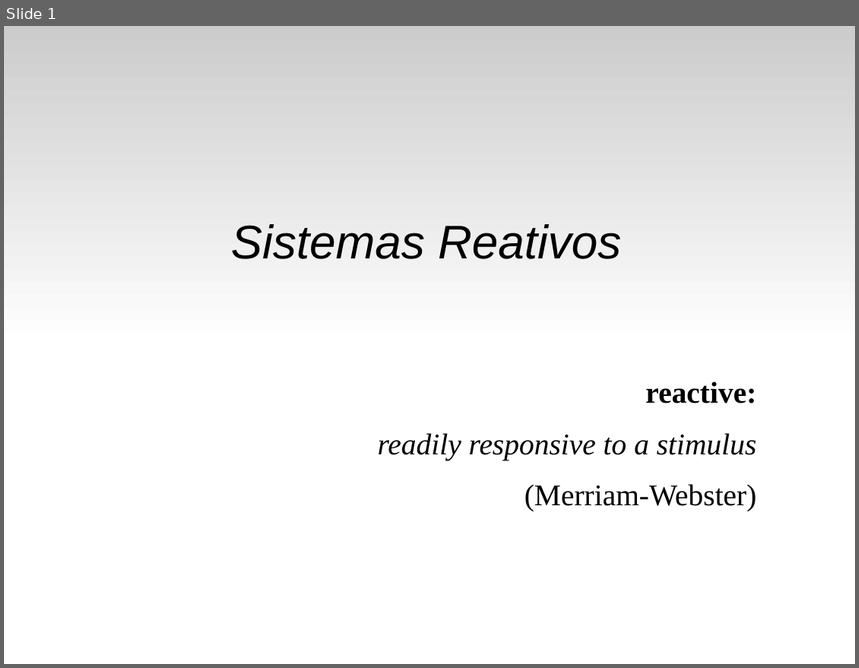
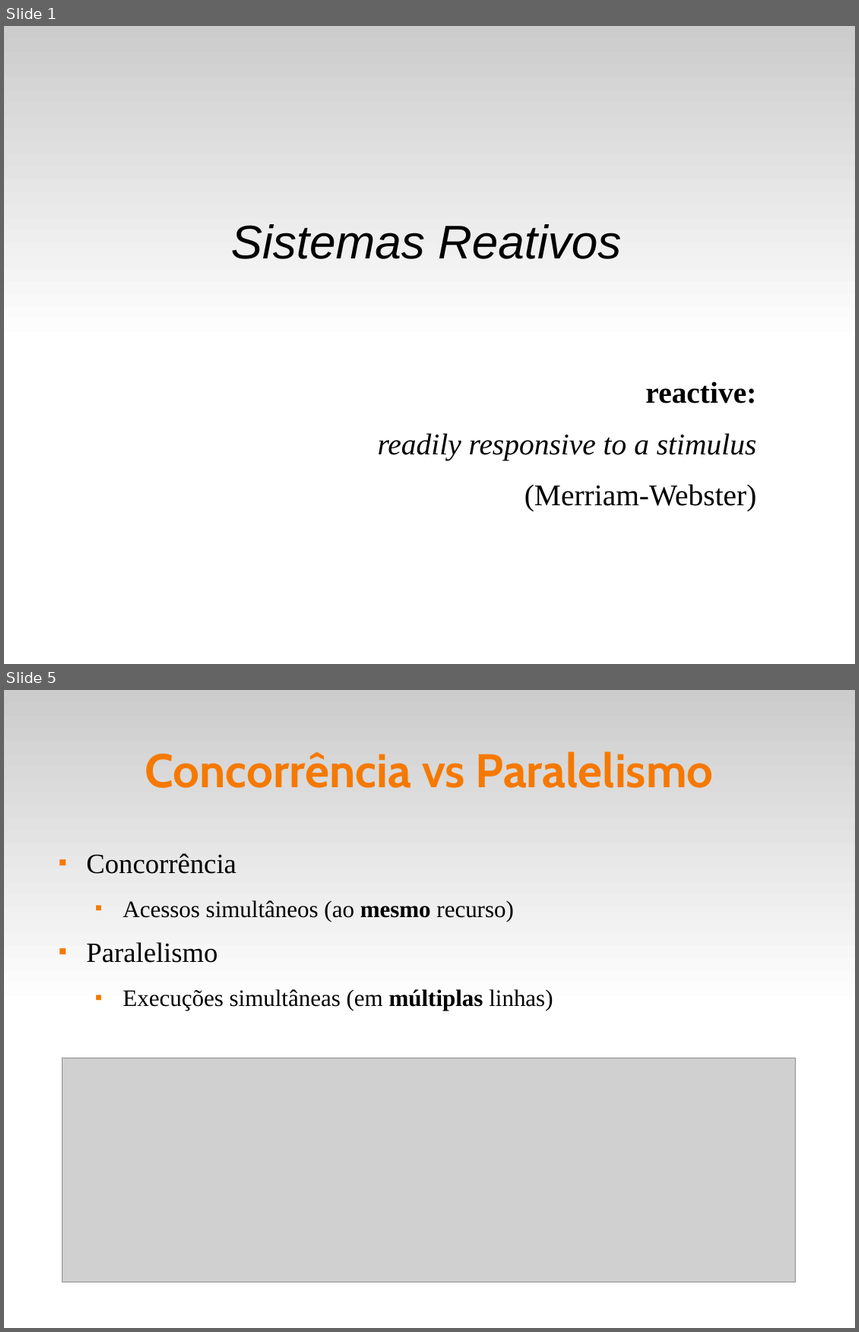
Before and after one commit to fsantanna-uerj/reativos, a slide deck: slides/01_reativos.odp. Shown one above the other, each under a label of ours: slide 1 before the commit, slides 1 and 5 after it; the slides between them are not shown. The pictures are 859x668 and 859x1332 pixels, drawn with LibreOffice and Linux fonts; fonts in the diff are those of the drawing; grey boxes stand for pictures. Boxes give left, top, right and bottom in pixels: in the first picture for what was removed or moved away, otherwise in the second. Text is boxed around its words. In the diff, an @@ line names an element or a change of style, - is before the commit and + after.

```diff
--- a/slides/01_reativos.odp
+++ b/slides/01_reativos.odp
@@ slide 5 added at (4,690,855,1328), background #FFFFFF; not listed: 1 template element that a slide beside it also shows @@
@@ title added at (145,752,714,788), 44 pt, text #F57900, bold @@
+Concorrência vs Paralelismo
@@ text added at (86,853,553,1011), 22 pt, text #000000 @@
+■ Concorrência
+  ■ Acessos simultâneos (ao mesmo recurso)
+■ Paralelismo
+  ■ Execuções simultâneas (em múltiplas linhas)
@@ picture added at (62,1058,796,1283) @@
```
Also in this commit, not shown: 2 slides changed, 4 other slides added, 1 slide removed, 15 other files.
